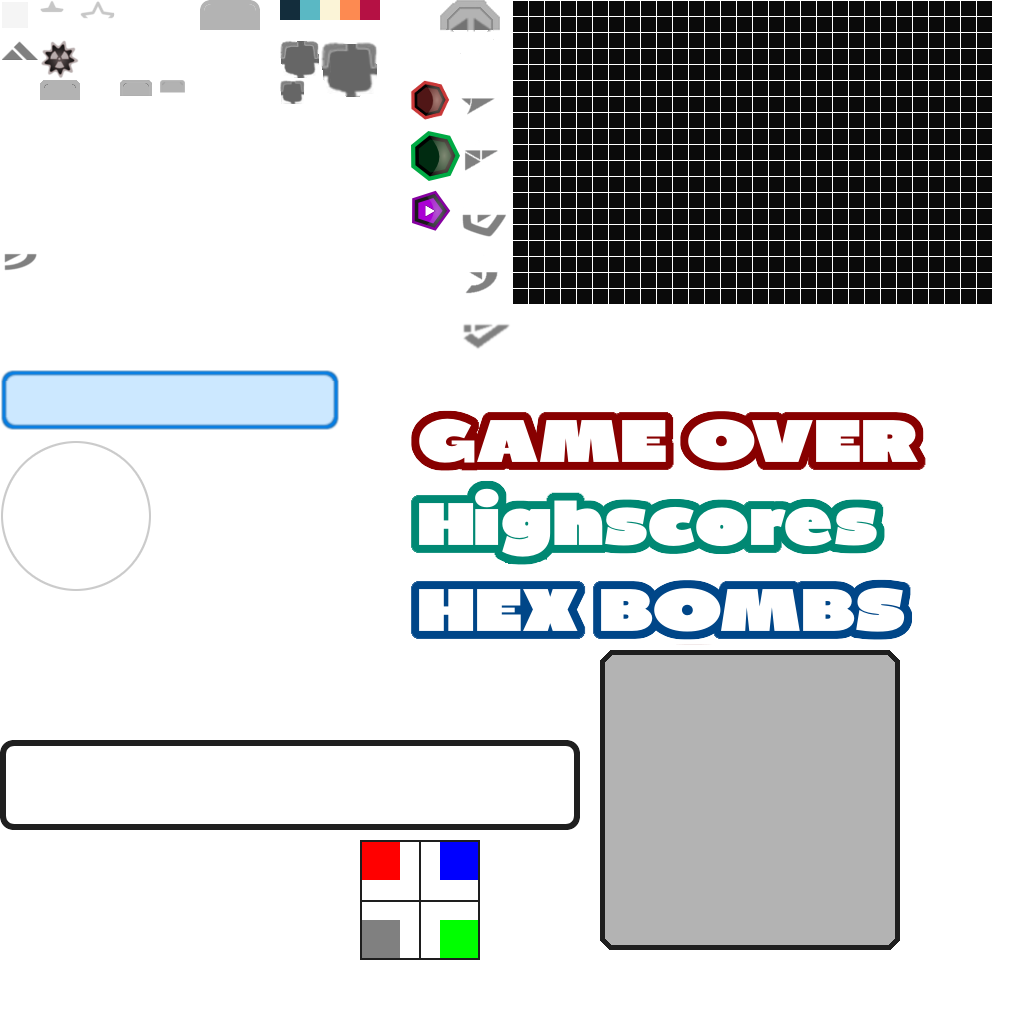
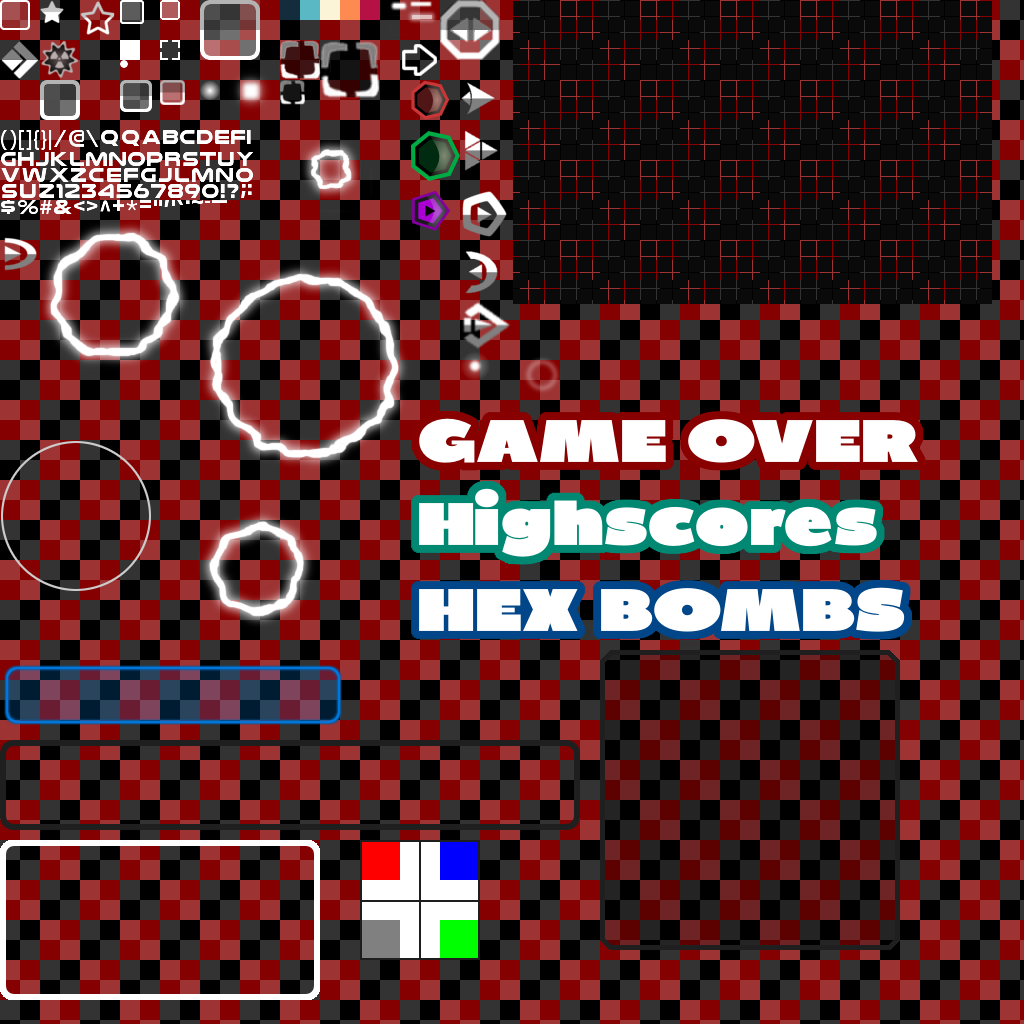
Comparing the layer stacks of the two 1024×1024 images. Changes:
added layer "Ebene #11" above "Ebene #12" over (39, 222, 381, 371)
added layer "Ebene #8" above "Ebene #4" over (301, 139, 375, 215)
added layer "Alien Glow #1" (80%) above "Ebene #16" over (195, 507, 318, 631)
added layer "Ebene #16" above "Ebene #15" over (208, 520, 305, 617)
added layer "Alien Glow" (80%) above "Ebene #5" over (198, 68, 413, 473)
added layer "Ebene #5" above "Ebene #14" over (211, 77, 400, 459)
added layer "Ebene #14" above "Ebene #13" over (209, 273, 399, 459)
painted on "Ebene #6" over (1, 370, 342, 725)
showed "Ebene #17" over (0, 0, 1024, 1024)
